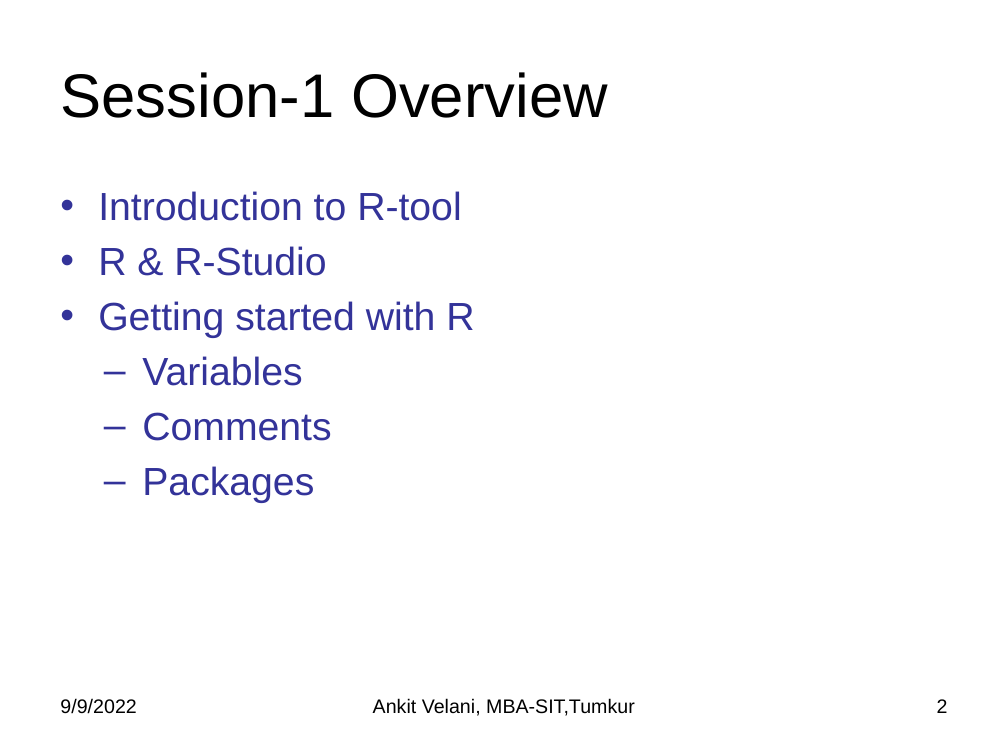
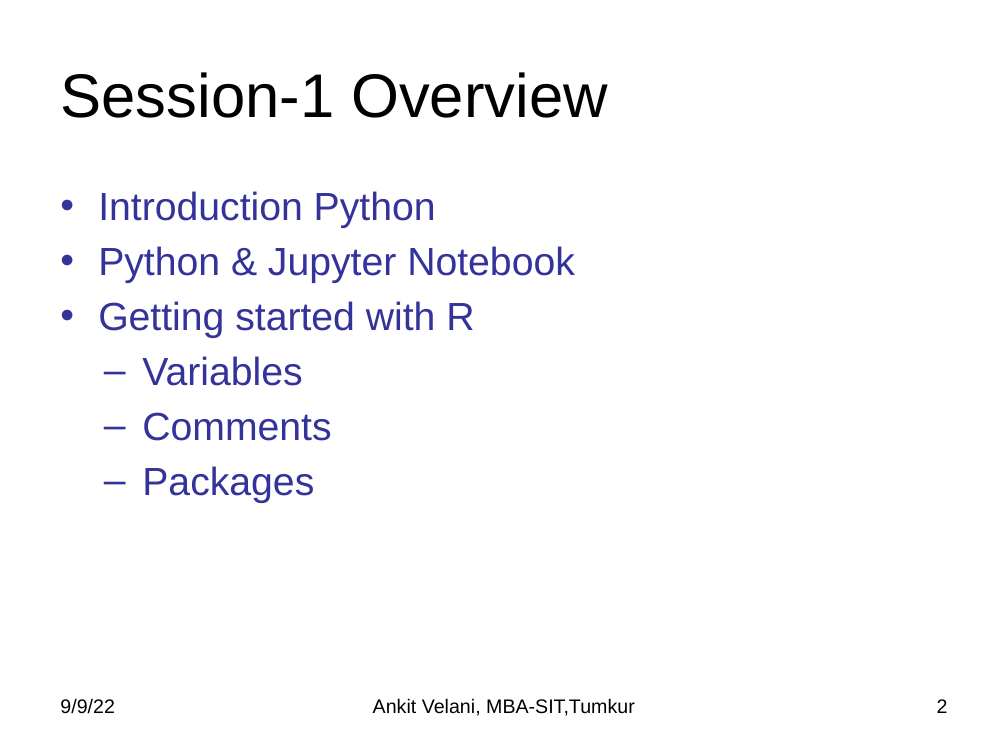
Before and after one commit to sitmbadept/sitmbadept.github.io, a slide deck: slide 2 of BDTM/Python/Unit-4-Python-Programming.pptx. Drawn at 1008x756 pixels with LibreOffice and Linux fonts; fonts in the diff are those of the drawing. Boxes give left, top, right and bottom in pixels: in the first picture for what was removed or moved away, otherwise in the second. Text is boxed around its words. In the diff, an @@ line names an element or a change of style, - is before the commit and + after.

```diff
--- a/BDTM/Python/Unit-4-Python-Programming.pptx
+++ b/BDTM/Python/Unit-4-Python-Programming.pptx
@@ text at box(98, 191, 575, 283): text changed @@
-• Introduction to R-tool
-• R & R-Studio
+• Introduction Python
+• Python & Jupyter Notebook
@@ text at box(60, 698, 114, 714): text changed @@
-9/9/2022
+9/9/22
```
Also in this commit, not shown: 19 other slides changed, 1 slide added, 10 slides removed, 1 other file.
